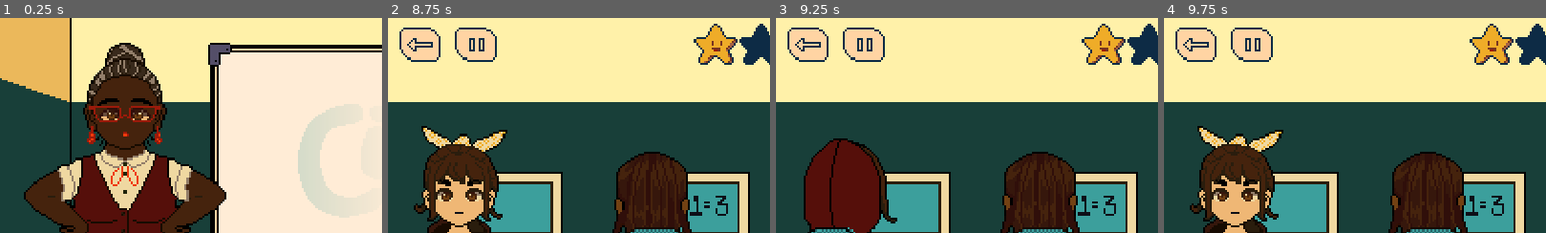
Above: before the commit, frames 1-4 (left to right).
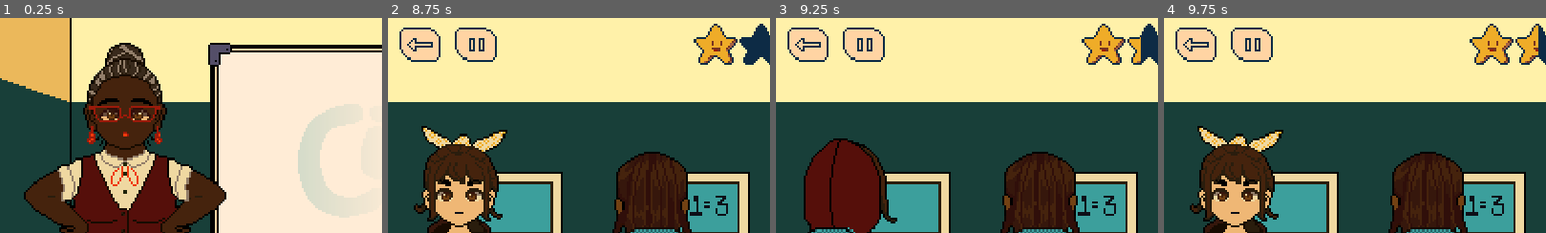
Above: after the commit, the same moments.

Repository: Haaarbo/CiberEngano
Game: Godot game, scene res://Scenes/MainMenu.tscn
Same seed, same stepped clock (60 frames per second), same inputs: the game is played once before the commit and once after it.
Inputs (mouse positions are % of the whole screen's width and height, from its top left):
- Up to frame 1 (0.25 s): no input
- Up to frame 2 (8.75 s): click "PLAY" at 0.5 s; tap Enter (ui_accept) at 1.25, 1.52, 3.77, 6.77, 7.25, 7.52, 8.27 s; move the mouse to (72, 45) at 1.27 s; press the mouse at (72, 45) at 1.28 s; release the mouse at (72, 45) at 2 s; click (6, 10) at 2 s; click "PLAY" at 2.75 s; move the mouse to (30, 55) at 3.52 s; click (30, 55) at 3.6 s; click (14, 10) at 4.25 s; click (14, 10) at 5 s; move the mouse to (60, 28) at 5.77 s; press the mouse at (60, 28) at 5.78 s; move the mouse to (45, 70) at 6.52 s; release the mouse at (45, 70) at 6.53 s; click (45, 70) at 6.6 s; move the mouse to (80, 65) at 7.27 s; press the mouse at (80, 65) at 7.28 s; move the mouse to (20, 35) at 8.02 s; release the mouse at (20, 35) at 8.03 s; click (20, 35) at 8.1 s
- Up to frame 3 (9.25 s): tap Enter (ui_accept) at 8.75 s; move the mouse to (55, 50) at 8.77 s; press the mouse at (55, 50) at 8.78 s
- Up to frame 4 (9.75 s): move the mouse to (35, 25) at 9.52 s; release the mouse at (35, 25) at 9.53 s; click (35, 25) at 9.6 s
The pictures show only the part of the screen within x 2-52%, y 4-54%; the shares and areas given below are measured in that part.

Frames 1-2 are identical in both runs. In frame 3, 0.2% of the frame differs, in the area x 92-96%, y 8-21%; in frame 4, 0.5%, in the area x 92-98%, y 3-21%.

Commit message:
Consertado bug de fil das estrelas

Diff:
--- a/Ciberengano/Scenes/Game.tscn
+++ b/Ciberengano/Scenes/Game.tscn
@@ -116,8 +116,6 @@
 min_value = 1000.0
 max_value = 2000.0
 value = 1000.0
-allow_greater = true
-allow_lesser = true
 texture_under = ExtResource( 7 )
 texture_progress = ExtResource( 16 )
 
@@ -128,8 +126,6 @@
 min_value = 2000.0
 max_value = 3000.0
 value = 2000.0
-allow_greater = true
-allow_lesser = true
 texture_under = ExtResource( 7 )
 texture_progress = ExtResource( 16 )
 
@@ -140,8 +136,6 @@
 min_value = 3000.0
 max_value = 4000.0
 value = 3000.0
-allow_greater = true
-allow_lesser = true
 texture_under = ExtResource( 7 )
 texture_progress = ExtResource( 16 )
 
@@ -152,8 +146,6 @@
 min_value = 4000.0
 max_value = 5000.0
 value = 4000.0
-allow_greater = true
-allow_lesser = true
 texture_under = ExtResource( 7 )
 texture_progress = ExtResource( 16 )
 
